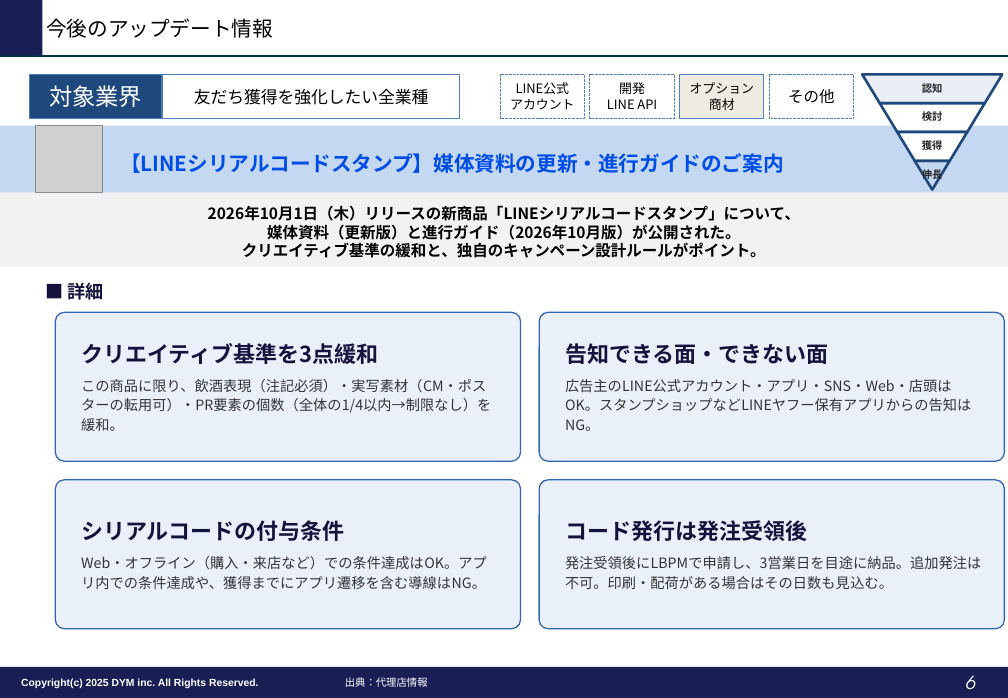
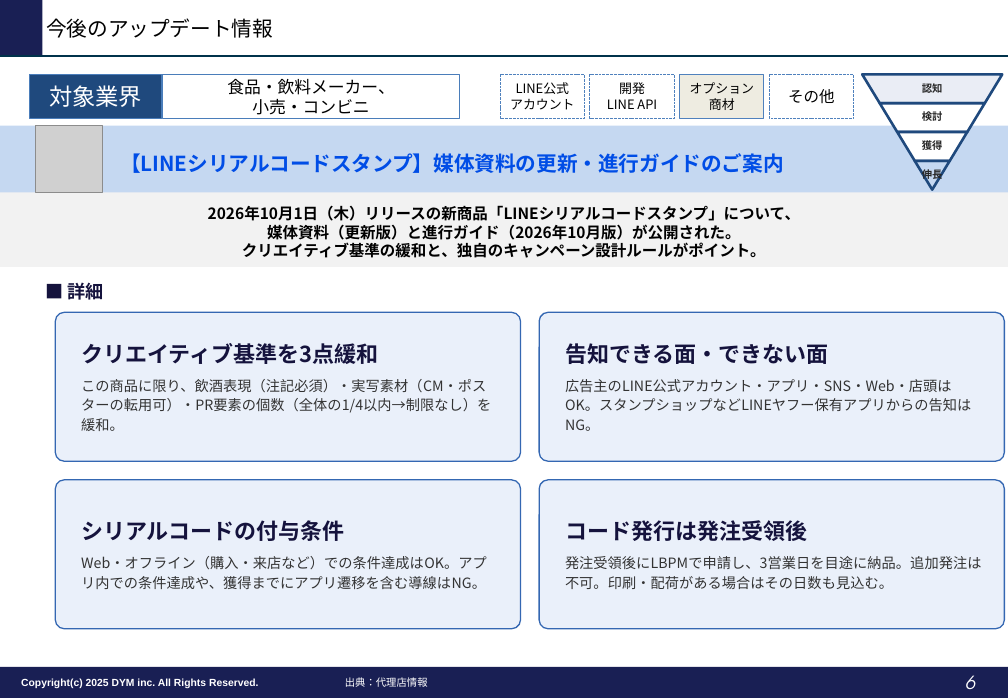
Before and after one commit to tonomura-r-dev/folder, a slide deck: slide 6 of LINEOA媒体最新情報_2026年10月トレンドレポート.pptx. Drawn at 1008x698 pixels with LibreOffice and Linux fonts; fonts in the diff are those of the drawing; grey boxes stand for pictures; background and template pictures are left out. Boxes give left, top, right and bottom in pixels: in the first picture for what was removed or moved away, otherwise in the second. Text is boxed around its words. In the diff, an @@ line names an element or a change of style, - is before the commit and + after.

```diff
--- a/LINEOA媒体最新情報_2026年10月トレンドレポート.pptx
+++ b/LINEOA媒体最新情報_2026年10月トレンドレポート.pptx
@@ text in rectangle at bbox=[227, 79, 394, 115]: text changed @@
-友だち獲得を強化したい全業種
+食品・飲料メーカー、
+小売・コンビニ
```
Also in this commit, not shown: 7 other slides changed.
